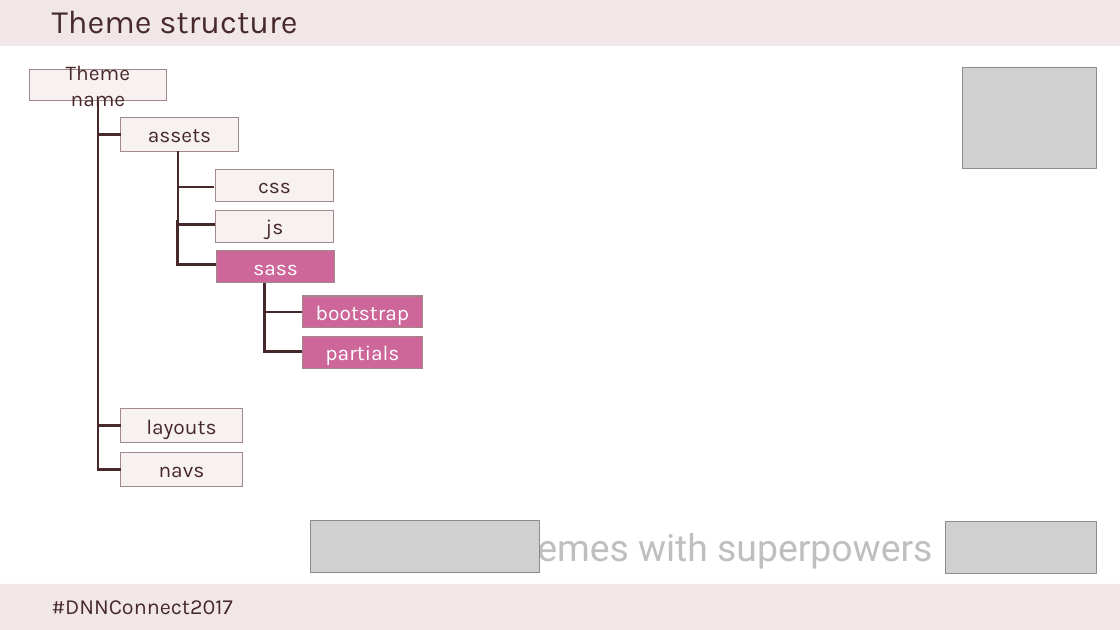
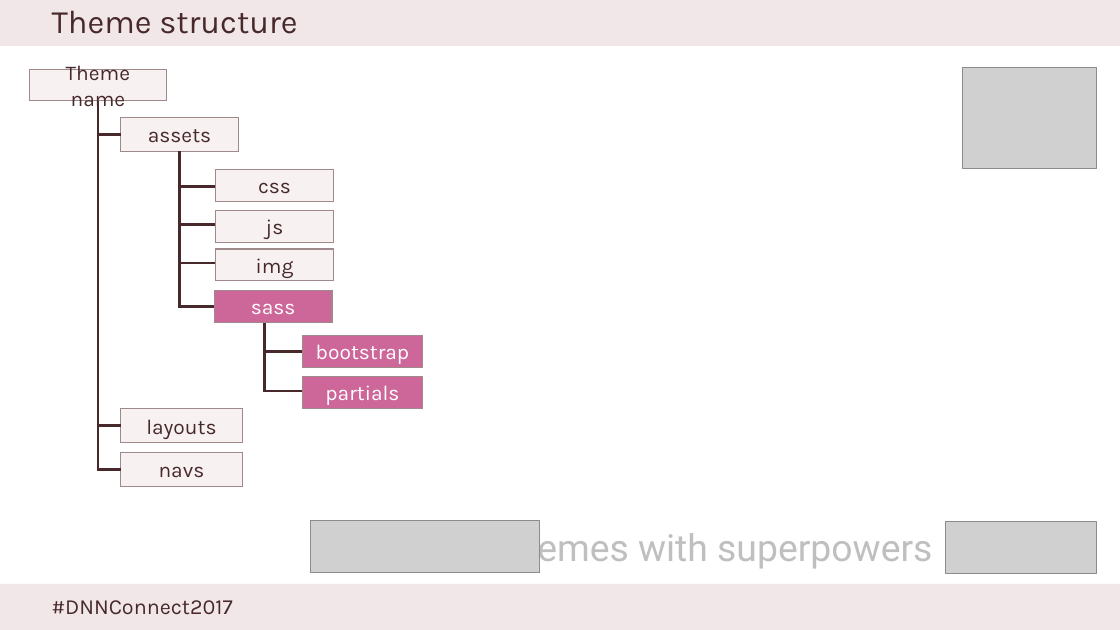
Before and after one commit to dnnconsulting/DnnC.Dnn-Connect-2017-Sass-Theme, a slide deck: slide 20 of Presentation/Simple theme creation using Sass.pptx (slide 19 before the commit). Drawn at 1120x630 pixels with LibreOffice and Linux fonts; fonts in the diff are those of the drawing; grey boxes stand for pictures; background and template pictures are left out. Boxes give left, top, right and bottom in pixels: in the first picture for what was removed or moved away, otherwise in the second. Text is boxed around its words. In the diff, an @@ line names an element or a change of style, - is before the commit and + after.

```diff
--- a/Presentation/Simple theme creation using Sass.pptx
+++ b/Presentation/Simple theme creation using Sass.pptx
@@ elbow line (180, 151) - (214, 187): route changed @@
@@ elbow line moved from (178, 180) - (216, 224) to (180, 151) - (216, 224) @@
@@ elbow line moved from (178, 220) - (216, 265) to (180, 151) - (216, 265) @@
@@ elbow line added from (180, 151) to (214, 307), #47292B 2.25 pt @@
@@ rectangle added at (216,249,334,281), fill #F7F1F2, outline #A08A8B 1 pt, 18 pt, text #47292B @@
+img
@@ rectangle "sass": place and size @@
-rectangle "sass" at (217,251,334,283)
+rectangle "sass" at (214,291,332,323)
@@ 2 rectangles, 2 elbow lines: place and size @@
-2 rectangles, 2 elbow lines at (265,268,423,369)
+2 rectangles, 2 elbow lines at (265,308,423,408)
```
Also in this commit, not shown: 5 other slides changed, 1 slide added.
